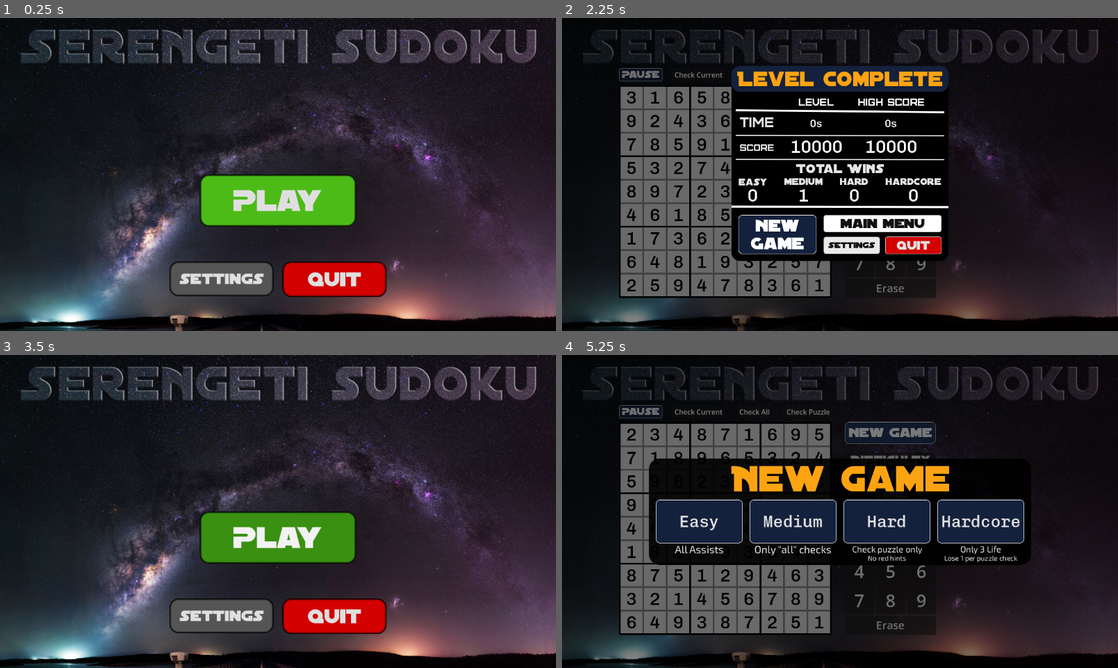
Above: before the commit, frames 1-4 (two rows, left to right).
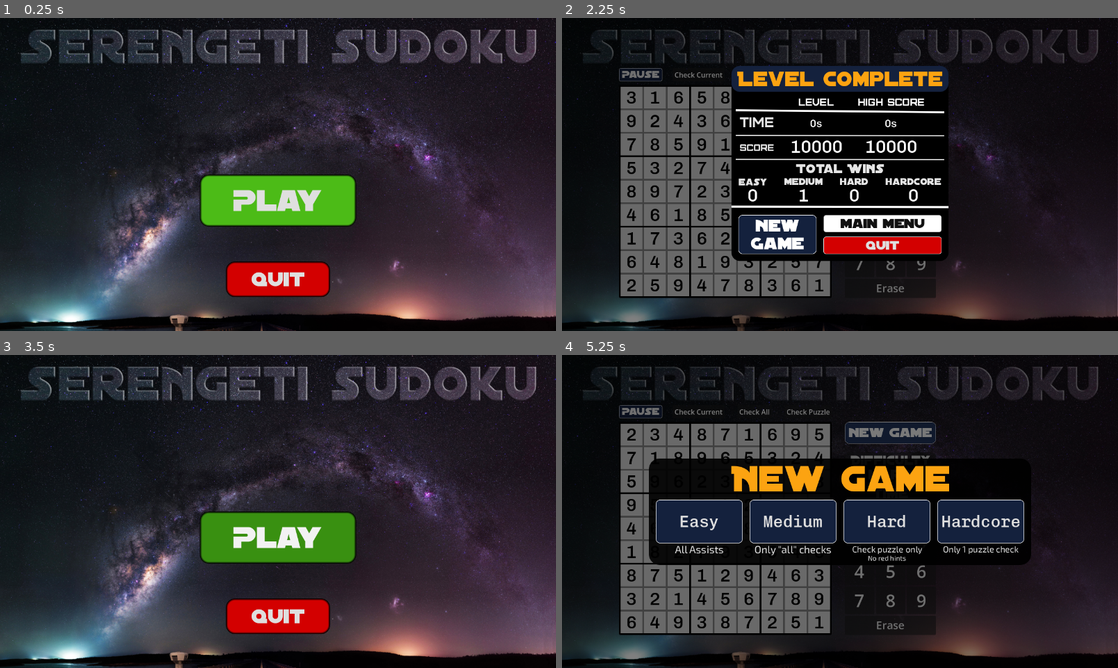
Above: after the commit, the same moments.

Repository: Convy32/Serengeti-Sudoku
Game: Godot game, scene res://main_menu.tscn
Same seed, same stepped clock (60 frames per second), same inputs: the game is played once before the commit and once after it.
Inputs:
- Up to frame 1 (0.25 s): no input
- Up to frame 2 (2.25 s): click "Play" at 0.5 s; click "Medium" at 1.25 s; click "Check Puzzle" at 2 s
- Up to frame 3 (3.5 s): click "Main Menu" at 2.75 s
- Up to frame 4 (5.25 s): click "Play" at 3.5 s; click "Hard" at 4.25 s; click "New game" at 5 s

The runs differ from the first frame. In frame 1, 3.5% of the frame differs, in the area x 30-70%, y 77-90%; in frame 2, 0.8%; in frame 3, 3.5%; in frame 4, 0.3%.

Commit message:
Remove settings, add plugins for conventions

Diff:
--- a/sudoku/game.tscn
+++ b/sudoku/game.tscn
@@ -129,7 +129,7 @@
 theme = SubResource("Theme_feb5d")
 script = ExtResource("2_ryrav")
 metadata/_edit_horizontal_guides_ = [644.0, 130.0, 144.0, 94.0, 154.0, 224.0, 379.0, 224.0, 380.0, 224.0, 224.0, 340.0, 430.0, 390.0, 115.0, 146.0]
-metadata/_edit_vertical_guides_ = [651.0, 131.0, 293.0, 455.0, 280.0, 389.0, 651.0, 861.0, 621.0]
+metadata/_edit_vertical_guides_ = [651.0, 131.0, 293.0, 455.0, 280.0, 389.0, 651.0, 861.0, 621.0, 602.0]
 
 [node name="MainMenu720" type="Sprite2D" parent="." unique_id=1643750564]
 position = Vector2(640, 360)
@@ -399,6 +399,7 @@
 text = "Main Menu"
 
 [node name="Settings" type="Button" parent="GameWin" unique_id=1902516759]
+visible = false
 layout_mode = 0
 offset_left = 602.0
 offset_top = 503.0
@@ -411,7 +412,7 @@
 
 [node name="Quit" type="Button" parent="GameWin" unique_id=395692271]
 layout_mode = 0
-offset_left = 744.0
+offset_left = 602.0
 offset_top = 503.0
 offset_right = 874.0
 offset_bottom = 543.0
@@ -541,6 +542,7 @@
 text = "Main Menu"
 
 [node name="Settings" type="Button" parent="GameLose" unique_id=1962410113]
+visible = false
 layout_mode = 0
 offset_left = 602.0
 offset_top = 503.0
@@ -553,7 +555,7 @@
 
 [node name="Quit" type="Button" parent="GameLose" unique_id=1151652199]
 layout_mode = 0
-offset_left = 744.0
+offset_left = 602.0
 offset_top = 503.0
 offset_right = 874.0
 offset_bottom = 543.0
@@ -626,6 +628,7 @@
 text = "Main Menu"
 
 [node name="Settings" type="Button" parent="Pause" unique_id=932903922]
+visible = false
 layout_mode = 0
 offset_left = 602.0
 offset_top = 390.0
@@ -638,7 +641,7 @@
 
 [node name="Quit" type="Button" parent="Pause" unique_id=973043438]
 layout_mode = 0
-offset_left = 744.0
+offset_left = 602.0
 offset_top = 390.0
 offset_right = 874.0
 offset_bottom = 430.0
--- a/sudoku/globals.gd
+++ b/sudoku/globals.gd
@@ -1,4 +1,6 @@
 extends Node
+
+
 
 var all_boxes_complete = false
 var all_rows_complete = false
@@ -6,8 +8,6 @@
 var puzzle_complete = false
 
 var difficulty = "easy"
-
-var health = 3
 
 var debug = true
 
@@ -21,5 +21,5 @@
 	"easy": 0,
 	"medium": 0,
 	"hard": 0,
-	"hardcore": 0
+	"hardcore": 0,
 }
--- a/sudoku/grid_container.gd
+++ b/sudoku/grid_container.gd
@@ -3,7 +3,6 @@
 const GRID_SIZE = 9
 
 func _ready() -> void:
-	columns = GRID_SIZE
 	for i in range(GRID_SIZE):
 		for j in range(GRID_SIZE):
 			var square = GridSpace.new()
--- a/sudoku/main.gd
+++ b/sudoku/main.gd
@@ -1,22 +1,19 @@
 extends Control
 
-const new_game = preload("res://new_game.tscn")
+const NEW_GAME = preload("res://new_game.tscn")
 
 @export var global_grid_container = GridContainer
 
 func _ready() -> void:
 	Globals.time = 0
-
 	randomize()
 	start_generation(Globals.difficulty)
-
 	$Infobox/Diff.text = Globals.difficulty
 
 func check_spaces(spaces: Array):
 	var result = true
 	var numbers_found = []
 	var duplicate_numbers = []
-
 	for s in spaces:
 		if s.box_value in numbers_found:
 			result = false
@@ -71,8 +68,10 @@
 
 		var spaces = []
 		for br in range(3):
-			for bc in range(3): #line below should maybe be put onto 2 lines
-				spaces.append($GridContainer.get_child((box_row * 27) + bc + (br * 9) + (box_column * 3)))
+			for bc in range(3):
+				spaces.append(
+					$GridContainer.get_child((box_row * 27) + bc + (br * 9) + (box_column * 3))
+					)
 		check_spaces(spaces)
 
 func check_all_rows() -> void:
@@ -117,7 +116,9 @@
 				var box = []
 				for r in range(3):
 					for c in range(3): #line below should be put onto 2 lines
-						box.append($GridContainer.get_child(c + (9 * r) + (3 * bc) + (27 * br)))
+						box.append(
+							$GridContainer.get_child(c + (9 * r) + (3 * bc) + (27 * br))
+							)
 
 				if check_spaces(box) == true:
 					boxescomplete += 1
@@ -135,9 +136,7 @@
 	and Globals.all_columns_complete):
 		game_win()
 	elif Globals.difficulty == "hardcore":
-		Globals.health -= 1
-		if Globals.health <= 0:
-			game_lose()
+		game_lose()
 
 func gameover_mainmenu_button_pressed() -> void:
 	get_tree().change_scene_to_file("res://main_menu.tscn")
@@ -168,7 +167,7 @@
 	$GameLose.visible = true
 
 func _on_new_game_pressed() -> void:
-	var game_selector = new_game.instantiate(PackedScene.GEN_EDIT_STATE_INSTANCE)
+	var game_selector = NEW_GAME.instantiate(PackedScene.GEN_EDIT_STATE_INSTANCE)
 	add_child(game_selector)
 
 func _on_check_all_id_pressed(id: int) -> void:
@@ -228,11 +227,11 @@
 	if Globals.difficulty == "easy":
 		localscore = 5000
 	elif Globals.difficulty == "medium":
-		localscore = 10000
+		localscore = 10_000
 	elif Globals.difficulty == "hard":
-		localscore = 15000
+		localscore = 15_000
 	else:
-		localscore = 20000
+		localscore = 20_000
 
 	Globals.score = max(0, (localscore - Globals.time))
 
@@ -273,6 +272,7 @@
 # This is essentially acting as an API, just adapted for Godot.
 # https://www.101computing.net/sudoku-generator-algorithm/
 # Thank you internet
+# (Ignore conventions from here, it is supposed to be seperate file but cannot)
 
 const SIZE := 9
 
--- a/sudoku/main_menu.gd
+++ b/sudoku/main_menu.gd
@@ -1,10 +1,10 @@
 extends Control
 
-const new_game = preload("res://new_game.tscn")
+const NEW_GAME = preload("res://new_game.tscn")
 
 func _on_exit_pressed() -> void:
 	get_tree().quit()
 
 func _on_play_pressed() -> void:
-	var game_selector = new_game.instantiate(PackedScene.GEN_EDIT_STATE_INSTANCE)
+	var game_selector = NEW_GAME.instantiate(PackedScene.GEN_EDIT_STATE_INSTANCE)
 	add_child(game_selector)
--- a/sudoku/main_menu.tscn
+++ b/sudoku/main_menu.tscn
@@ -73,6 +73,7 @@
 text = "Play"
 
 [node name="Settings" type="Button" parent="." unique_id=1172136843]
+visible = false
 layout_mode = 0
 offset_left = 390.0
 offset_top = 560.0
@@ -87,9 +88,9 @@
 
 [node name="Quit" type="Button" parent="." unique_id=416332157]
 layout_mode = 0
-offset_left = 650.0
+offset_left = 520.0
 offset_top = 560.0
-offset_right = 890.0
+offset_right = 760.0
 offset_bottom = 642.0
 theme = ExtResource("3_fu7sn")
 theme_override_font_sizes/font_size = 48
--- a/sudoku/new_game.gd
+++ b/sudoku/new_game.gd
@@ -2,7 +2,6 @@
 
 func new_game(extra_arg_0: String) -> void:
 	Globals.difficulty = extra_arg_0
-	Globals.health = 3
 	queue_free()
 	get_tree().change_scene_to_file("res://game.tscn")
 
--- a/sudoku/new_game.tscn
+++ b/sudoku/new_game.tscn
@@ -1,7 +1,7 @@
 [gd_scene format=3 uid="uid://ctrcfmrukh84y"]
 
 [ext_resource type="Script" uid="uid://b3cxdjbwoat43" path="res://new_game.gd" id="1_ned08"]
-[ext_resource type="Texture2D" uid="uid://bih2d4jkflfcg" path="res://gameselect (1).png" id="1_rnujv"]
+[ext_resource type="Texture2D" uid="uid://d3t01mgukym30" path="res://gameselect (2).png" id="2_ned08"]
 [ext_resource type="Theme" uid="uid://b2m4ma05wpjb4" path="res://new_game_buttons.tres" id="2_rnujv"]
 [ext_resource type="Theme" uid="uid://cu1jfriqfptes" path="res://close_buttons.tres" id="3_rnujv"]
 
@@ -14,9 +14,9 @@
 grow_vertical = 2
 script = ExtResource("1_ned08")
 
-[node name="Gameselect" type="Sprite2D" parent="." unique_id=2082243372]
+[node name="Gameselect" type="Sprite2D" parent="." unique_id=2074495917]
 position = Vector2(640, 360)
-texture = ExtResource("1_rnujv")
+texture = ExtResource("2_ned08")
 
 [node name="Easy" type="Button" parent="." unique_id=2022239173]
 layout_mode = 0
--- a/sudoku/project.godot
+++ b/sudoku/project.godot
@@ -26,7 +26,7 @@
 
 [editor_plugins]
 
-enabled=PackedStringArray("res://addons/godot_super-wakatime/plugin.cfg")
+enabled=PackedStringArray("res://addons/gdscript-linter/plugin.cfg", "res://addons/godot_super-wakatime/plugin.cfg")
 
 [physics]
 
--- a/sudoku/settings.tscn
+++ /dev/null
@@ -1,9 +0,0 @@
-[gd_scene format=3 uid="uid://cttytw7ee5hrt"]
-
-[node name="Control" type="Control" unique_id=2140525990]
-layout_mode = 3
-anchors_preset = 15
-anchor_right = 1.0
-anchor_bottom = 1.0
-grow_horizontal = 2
-grow_vertical = 2
Not shown, added: sudoku/addons/gdscript-linter/THIRD_PARTY_LICENSES.txt
Not shown, added: sudoku/addons/gdscript-linter/analyzer/analysis-config.gd
Not shown, added: sudoku/addons/gdscript-linter/analyzer/analysis-config.gd.uid
Not shown, added: sudoku/addons/gdscript-linter/analyzer/analysis-result.gd
Not shown, added: sudoku/addons/gdscript-linter/analyzer/analysis-result.gd.uid
Not shown, added: sudoku/addons/gdscript-linter/analyzer/analyze-cli.gd
Not shown, added: sudoku/addons/gdscript-linter/analyzer/analyze-cli.gd.uid
Not shown, added: sudoku/addons/gdscript-linter/analyzer/checkers/attribute-checker.gd
Not shown, added: sudoku/addons/gdscript-linter/analyzer/checkers/attribute-checker.gd.uid
Not shown, added: sudoku/addons/gdscript-linter/analyzer/checkers/function-checker.gd
Not shown, added: sudoku/addons/gdscript-linter/analyzer/checkers/function-checker.gd.uid
Not shown, added: sudoku/addons/gdscript-linter/analyzer/checkers/naming-checker.gd
(and 69 more such lines)
